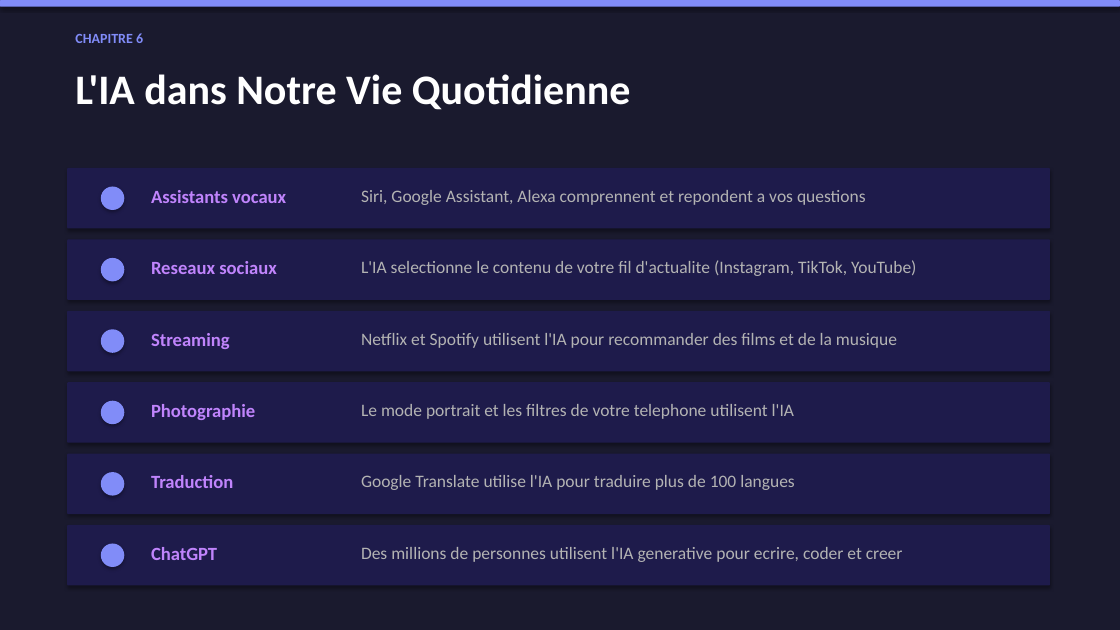
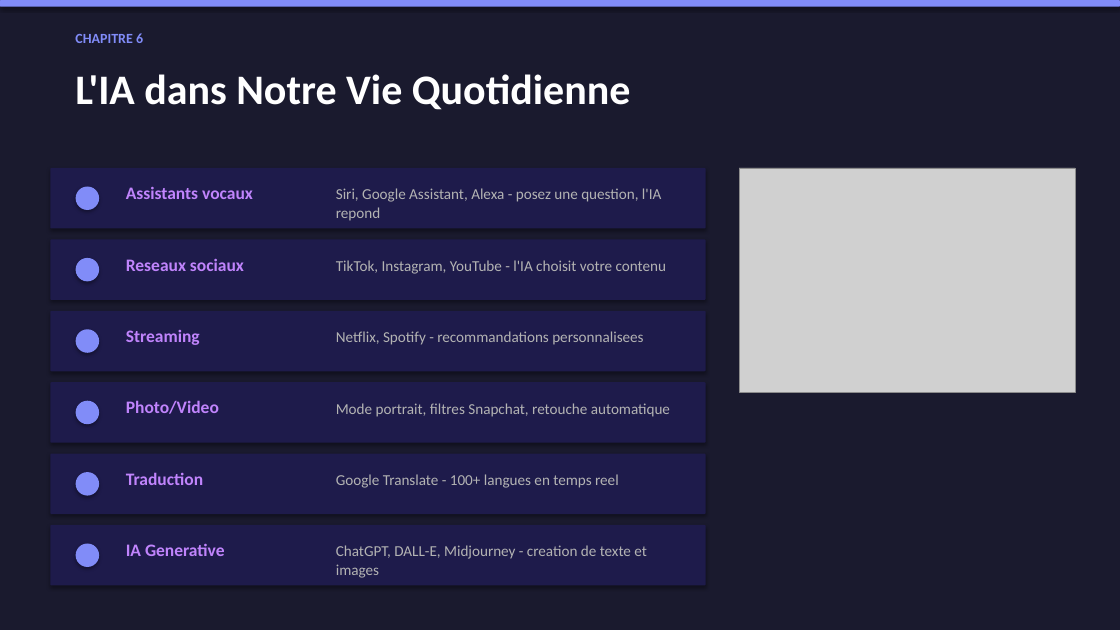
Before and after one commit to ayoubassouarinfo/AI-Project, a slide deck: slide 8 of AI_Presentation_Ayoub_Assouar.pptx. Drawn at 1120x630 pixels with LibreOffice and Linux fonts; fonts in the diff are those of the drawing; grey boxes stand for pictures. Boxes give left, top, right and bottom in pixels: in the first picture for what was removed or moved away, otherwise in the second. Text is boxed around its words. In the diff, an @@ line names an element or a change of style, - is before the commit and + after.

Commit message:
feat: add real images to PPTX and HTML, more examples and details

```diff
--- a/AI_Presentation_Ayoub_Assouar.pptx
+++ b/AI_Presentation_Ayoub_Assouar.pptx
@@ rounded rectangle: place and size @@
-rounded rectangle at bbox=[67, 168, 1050, 229]
+rounded rectangle at bbox=[50, 168, 706, 229]
@@ text "Assistants vocaux": place and size @@
-text "Assistants vocaux" at bbox=[151, 190, 286, 203]
+text "Assistants vocaux" at bbox=[126, 187, 253, 199]
@@ picture added at bbox=[739, 168, 1075, 392] @@
@@ text at bbox=[336, 188, 661, 221]: text changed; size 15 to 13 pt @@
-Siri, Google Assistant, Alexa comprennent et repondent a vos questions
+Siri, Google Assistant, Alexa - posez une question, l'IA repond
@@ rounded rectangle: place and size @@
-rounded rectangle at bbox=[67, 239, 1050, 300]
+rounded rectangle at bbox=[50, 239, 706, 300]
@@ text "Reseaux sociaux": place and size @@
-text "Reseaux sociaux" at bbox=[151, 261, 277, 274]
+text "Reseaux sociaux" at bbox=[126, 259, 244, 271]
@@ text added at bbox=[336, 260, 666, 274], 13 pt, text #B3B3B3 @@
+TikTok, Instagram, YouTube - l'IA choisit votre contenu
@@ text removed at bbox=[361, 260, 916, 276] @@
-L'IA selectionne le contenu de votre fil d'actualite (Instagram, TikTok, YouTube)
@@ rounded rectangle: place and size @@
-rounded rectangle at bbox=[67, 311, 1050, 371]
+rounded rectangle at bbox=[50, 311, 706, 371]
@@ text "Streaming": place and size @@
-text "Streaming" at bbox=[151, 333, 230, 349]
+text "Streaming" at bbox=[126, 330, 200, 345]
@@ text added at bbox=[336, 331, 643, 345], 13 pt, text #B3B3B3 @@
+Netflix, Spotify - recommandations personnalisees
@@ text removed at bbox=[361, 333, 897, 348] @@
-Netflix et Spotify utilisent l'IA pour recommander des films et de la musique
@@ rounded rectangle: place and size @@
-rounded rectangle at bbox=[67, 382, 1050, 443]
+rounded rectangle at bbox=[50, 382, 706, 443]
@@ text added at bbox=[126, 400, 219, 414], 15 pt, text #C084FC, bold @@
+Photo/Video
@@ text removed at bbox=[151, 404, 255, 420] @@
-Photographie
@@ text added at bbox=[336, 403, 670, 417], 13 pt, text #B3B3B3 @@
+Mode portrait, filtres Snapchat, retouche automatique
@@ text removed at bbox=[361, 404, 794, 419] @@
-Le mode portrait et les filtres de votre telephone utilisent l'IA
@@ rounded rectangle: place and size @@
-rounded rectangle at bbox=[67, 454, 1050, 514]
+rounded rectangle at bbox=[50, 454, 706, 514]
@@ size 16 to 15 pt in 4 elements at bbox=[126, 187, 253, 199], bbox=[126, 259, 244, 271], bbox=[126, 330, 200, 345], bbox=[126, 472, 203, 485] @@
@@ text "Traduction": place and size @@
-text "Traduction" at bbox=[151, 475, 233, 488]
+text "Traduction" at bbox=[126, 472, 203, 485]
@@ text at bbox=[336, 474, 619, 488]: text changed; size 15 to 13 pt @@
-Google Translate utilise l'IA pour traduire plus de 100 langues
+Google Translate - 100+ langues en temps reel
@@ rounded rectangle: place and size @@
-rounded rectangle at bbox=[67, 525, 1050, 586]
+rounded rectangle at bbox=[50, 525, 706, 586]
@@ 6 ellipses: place and size @@
-6 ellipses at bbox=[101, 187, 124, 567]
+6 ellipses at bbox=[76, 187, 99, 567]
@@ text at bbox=[126, 543, 225, 556]: text changed; text colour #B3B3B3 to #C084FC; bold on @@
-Des millions de personnes utilisent l'IA generative pour ecrire, coder et creer
+IA Generative
@@ text removed at bbox=[151, 547, 217, 560] @@
-ChatGPT
@@ text added at bbox=[336, 545, 647, 578], 13 pt, text #B3B3B3 @@
+ChatGPT, DALL-E, Midjourney - creation de texte et images
```
Also in this commit, not shown: 9 other slides changed, 1 slide added, 1 slide removed, 10 other files.
